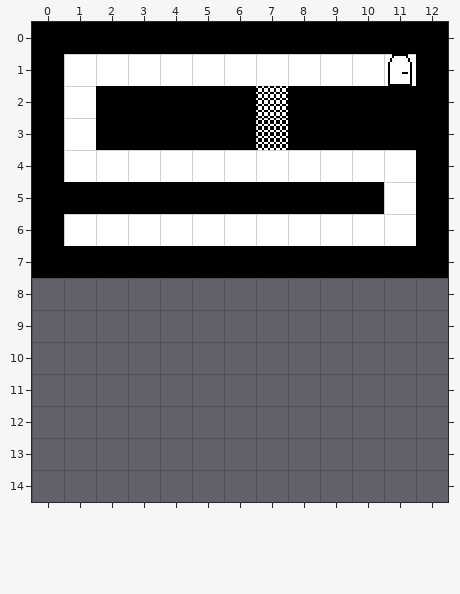
Two states of a Tiled map, maps/map1.tmx. The picture above was drawn from the file before the commit.
Cells are 16x16 px. Shown: x 0..12, y 0..14. The old version is drawn lined up with the new one.
Now the later version:
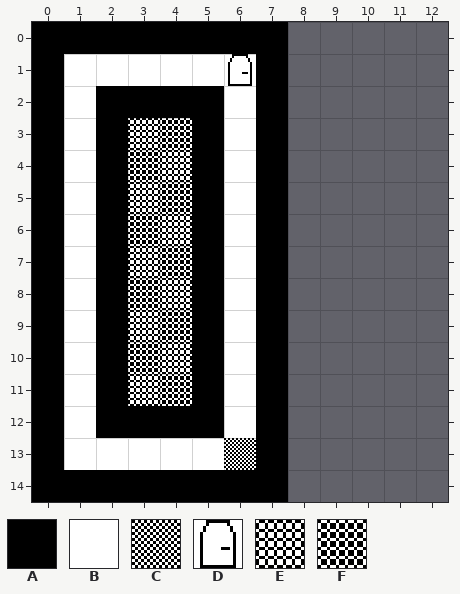
Key: from "Tileset": A 0 "Wall", B 1 "Floor", C 2 "BlastableWall", D 3 "Door", E 4 "ChainBlastableWall", F 5 "BlastToWall".
_ is an empty cell.
Diff:
map size 13x8 -> 8x15 cells
Layer "Ground":
y 0: x 8..12 AAAAA -> _____
y 1: x 6..12 BBBBBDA -> DA_____
y 2: x 6..12 AEAAAAA -> BA_____
y 3: x 3..4 AA -> EF; x 6..12 AFAAAAA -> BA_____
y 4: x 2..5 BBBB -> AFEA; x 7..12 BBBBBA -> A_____
y 5: x 1 A -> B; x 3..4 AA -> EF; x 6 A -> B; x 8..12 AAABA -> _____
y 6: x 2..5 BBBB -> AFEA; x 7..12 BBBBBA -> A_____
y 7: x 1 A -> B; x 3..4 AA -> EF; x 6 A -> B; x 8..12 AAAAA -> _____
y 8: x 0..7 ________ -> ABAFEABA
y 9: x 0..7 ________ -> ABAEFABA
y 10: x 0..7 ________ -> ABAFEABA
y 11: x 0..7 ________ -> ABAEFABA
y 12: x 0..7 ________ -> ABAAAABA
y 13: x 0..7 ________ -> ABBBBBCA
y 14: x 0..7 ________ -> AAAAAAAA
Boxes around the changes in both pictures, in picture pixels (x1, y1, x2, y2):
changed: (32, 22, 448, 502)
